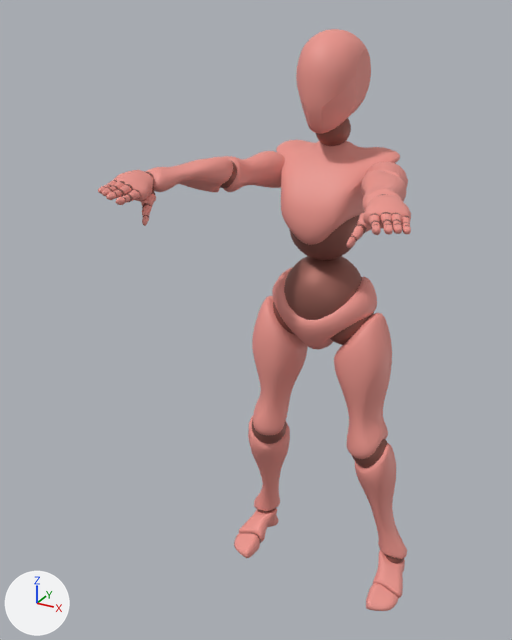
A saved change to the glTF model model.glb.
Rendered twice from a camera (50 mm lens) standing at (0.973, -1.921, 1.838) and looking at (0.066, -0.274, 1.014). Lighting does not change. The marker at lower left points along +X, +Y and +Z. Both versions are drawn at frame 160 of the action 'ArmatureAction.001'; the numbers are the values there.

The first picture shows 'Beta_Joints', 'Beta_Surface'.
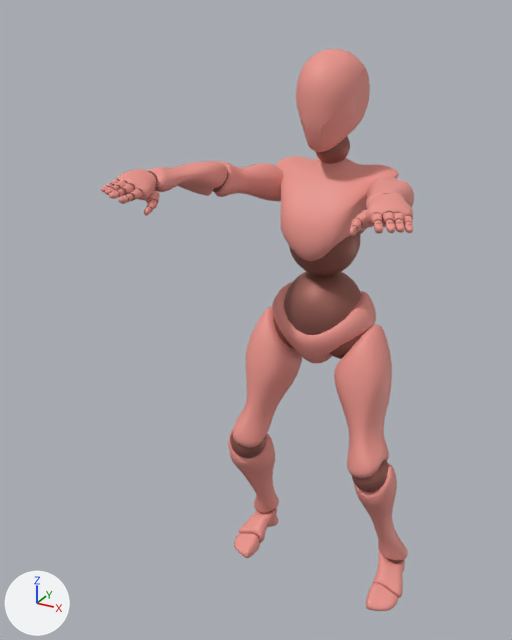
The change, as a diff of the scene's bpy script:
```diff
--- a/model.glb.py
+++ b/model.glb.py
@@ bone_mixamorig_hips @@
 bone_mixamorig_hips = bpy.data.objects['Armature'].pose.bones['mixamorig:Hips']
-bone_mixamorig_hips.location = (0.158, -0.022, 0.0)
+bone_mixamorig_hips.location = (0.158, -0.072, 0.001)
@@ bone_mixamorig_rightarm @@
 bone_mixamorig_rightarm = bpy.data.objects['Armature'].pose.bones['mixamorig:RightArm']  # child of 'mixamorig:RightShoulder'
-bone_mixamorig_rightarm.rotation_quaternion = (0.794, -0.057, -0.023, -0.604)  # degrees (-4, -6, -74)
+bone_mixamorig_rightarm.rotation_quaternion = (0.836, -0.108, -0.007, -0.538)  # degrees (-10, -7, -65)
@@ bone_mixamorig_rightforearm @@
 bone_mixamorig_rightforearm = bpy.data.objects['Armature'].pose.bones['mixamorig:RightForeArm']  # child of 'mixamorig:RightArm'
-bone_mixamorig_rightforearm.rotation_quaternion = (1.0, 0.0, 0.0, 0.0)  # degrees (0, 0, 0)
+bone_mixamorig_rightforearm.rotation_quaternion = (0.99, 0.0, 0.0, -0.139)  # degrees (0, 0, -16)
@@ bone_mixamorig_righthand @@
 bone_mixamorig_righthand = bpy.data.objects['Armature'].pose.bones['mixamorig:RightHand']  # child of 'mixamorig:RightForeArm'
-bone_mixamorig_righthand.rotation_quaternion = (0.97, -0.04, -0.085, -0.225)  # degrees (-2, -11, -26)
+bone_mixamorig_righthand.rotation_quaternion = (0.984, 0.0, -0.051, -0.169)  # degrees (1, -6, -20)
@@ bone_mixamorig_righthandthumb1 @@
 bone_mixamorig_righthandthumb1 = bpy.data.objects['Armature'].pose.bones['mixamorig:RightHandThumb1']  # child of 'mixamorig:RightHand'
-bone_mixamorig_righthandthumb1.rotation_quaternion = (1.0, -0.002, 0.0, 0.007)  # degrees (0, 0, 1)
+bone_mixamorig_righthandthumb1.rotation_quaternion = (0.984, -0.11, -0.079, -0.112)  # degrees (-12, -10, -12)
@@ bone_mixamorig_righthandthumb2 @@
 bone_mixamorig_righthandthumb2 = bpy.data.objects['Armature'].pose.bones['mixamorig:RightHandThumb2']  # child of 'mixamorig:RightHandThumb1'
-bone_mixamorig_righthandthumb2.rotation_quaternion = (1.0, 0.002, 0.0, -0.009)  # degrees (0, 0, -1)
+bone_mixamorig_righthandthumb2.rotation_quaternion = (0.967, -0.014, -0.034, 0.25)  # degrees (-3, -3, 29)
@@ bone_mixamorig_leftarm @@
 bone_mixamorig_leftarm = bpy.data.objects['Armature'].pose.bones['mixamorig:LeftArm']  # child of 'mixamorig:LeftShoulder'
-bone_mixamorig_leftarm.rotation_quaternion = (0.813, -0.066, 0.019, 0.579)  # degrees (-5, 6, 71)
+bone_mixamorig_leftarm.rotation_quaternion = (0.836, -0.115, 0.006, 0.537)  # degrees (-11, 8, 65)
@@ bone_mixamorig_leftforearm @@
 bone_mixamorig_leftforearm = bpy.data.objects['Armature'].pose.bones['mixamorig:LeftForeArm']  # child of 'mixamorig:LeftArm'
-bone_mixamorig_leftforearm.rotation_quaternion = (1.0, 0.0, 0.0, -0.001)  # degrees (0, 0, 0)
+bone_mixamorig_leftforearm.rotation_quaternion = (0.997, 0.0, 0.0, 0.077)  # degrees (0, 0, 9)
@@ bone_mixamorig_lefthandthumb1 @@
 bone_mixamorig_lefthandthumb1 = bpy.data.objects['Armature'].pose.bones['mixamorig:LeftHandThumb1']  # child of 'mixamorig:LeftHand'
-bone_mixamorig_lefthandthumb1.rotation_quaternion = (1.0, -0.001, 0.0, -0.006)  # degrees (0, 0, -1)
+bone_mixamorig_lefthandthumb1.rotation_quaternion = (0.976, -0.047, 0.086, 0.195)  # degrees (-3, 11, 22)
@@ bone_mixamorig_lefthandthumb2 @@
 bone_mixamorig_lefthandthumb2 = bpy.data.objects['Armature'].pose.bones['mixamorig:LeftHandThumb2']  # child of 'mixamorig:LeftHandThumb1'
-bone_mixamorig_lefthandthumb2.rotation_quaternion = (1.0, 0.002, 0.0, 0.008)  # degrees (0, 0, 1)
+bone_mixamorig_lefthandthumb2.rotation_quaternion = (0.946, -0.095, 0.03, -0.309)  # degrees (-11, 0, -36)
@@ bone_mixamorig_rightupleg @@
 bone_mixamorig_rightupleg = bpy.data.objects['Armature'].pose.bones['mixamorig:RightUpLeg']  # child of 'mixamorig:Hips'
-bone_mixamorig_rightupleg.rotation_quaternion = (-0.992, -0.071, -0.062, 0.081)  # degrees (8, 8, -9)
+bone_mixamorig_rightupleg.rotation_quaternion = (-0.97, -0.177, -0.127, 0.106)  # degrees (19, 17, -10)
@@ bone_mixamorig_rightleg @@
 bone_mixamorig_rightleg = bpy.data.objects['Armature'].pose.bones['mixamorig:RightLeg']  # child of 'mixamorig:RightUpLeg'
-bone_mixamorig_rightleg.rotation_quaternion = (0.991, -0.133, 0.0, 0.0)  # degrees (-15, 0, 0)
+bone_mixamorig_rightleg.rotation_quaternion = (0.943, -0.332, 0.0, 0.0)  # degrees (-39, 0, 0)
@@ bone_mixamorig_rightfoot @@
 bone_mixamorig_rightfoot = bpy.data.objects['Armature'].pose.bones['mixamorig:RightFoot']  # child of 'mixamorig:RightLeg'
-bone_mixamorig_rightfoot.rotation_quaternion = (0.993, 0.061, 0.009, 0.102)  # degrees (7, 0, 12)
+bone_mixamorig_rightfoot.rotation_quaternion = (0.974, 0.156, -0.054, 0.156)  # degrees (17, -9, 17)
@@ bone_mixamorig_leftupleg @@
 bone_mixamorig_leftupleg = bpy.data.objects['Armature'].pose.bones['mixamorig:LeftUpLeg']  # child of 'mixamorig:Hips'
-bone_mixamorig_leftupleg.rotation_quaternion = (0.984, 0.059, -0.105, 0.131)  # degrees (5, -13, 15)
+bone_mixamorig_leftupleg.rotation_quaternion = (0.959, 0.184, -0.147, 0.16)  # degrees (19, -20, 16)
@@ bone_mixamorig_leftleg @@
 bone_mixamorig_leftleg = bpy.data.objects['Armature'].pose.bones['mixamorig:LeftLeg']  # child of 'mixamorig:LeftUpLeg'
-bone_mixamorig_leftleg.rotation_quaternion = (0.998, -0.07, 0.0, 0.0)  # degrees (-8, 0, 0)
+bone_mixamorig_leftleg.rotation_quaternion = (0.952, -0.306, 0.0, 0.0)  # degrees (-36, 0, 0)
@@ bone_mixamorig_leftfoot @@
 bone_mixamorig_leftfoot = bpy.data.objects['Armature'].pose.bones['mixamorig:LeftFoot']  # child of 'mixamorig:LeftLeg'
-bone_mixamorig_leftfoot.rotation_quaternion = (0.982, -0.085, -0.006, -0.168)  # degrees (-10, -2, -19)
+bone_mixamorig_leftfoot.rotation_quaternion = (0.976, 0.024, 0.059, -0.21)  # degrees (1, 7, -24)
```

Where the change shows, as pixel boxes [x1, y1, x2, y2] in the pictures (512 x 640 px):
'Beta_Surface', posed
    before: [98, 29, 411, 611]
    after: [101, 49, 414, 611]
'Beta_Joints', posed
    before: [103, 118, 409, 564]
    after: [106, 137, 412, 564]
bone 'mixamorig:Hips', root to tip
    before: (321, 294) to (322, 263)
    after: (320, 309) to (322, 279)
bone 'mixamorig:RightArm', root to tip
    before: (290, 165) to (224, 173)
    after: (290, 181) to (216, 177)
bone 'mixamorig:RightForeArm', root to tip
    before: (224, 173) to (144, 183)
    after: (216, 177) to (146, 182)
bone 'mixamorig:RightHand', root to tip
    before: (144, 183) to (137, 186)
    after: (146, 182) to (139, 185)
bone 'mixamorig:RightHandThumb1', root to tip
    before: (147, 195) to (146, 207)
    after: (150, 193) to (153, 203)
bone 'mixamorig:RightHandThumb2', root to tip
    before: (146, 207) to (146, 217)
    after: (153, 203) to (149, 209)
bone 'mixamorig:LeftArm', root to tip
    before: (384, 175) to (384, 189)
    after: (383, 192) to (393, 198)
bone 'mixamorig:LeftForeArm', root to tip
    before: (384, 189) to (383, 208)
    after: (393, 198) to (385, 207)
bone 'mixamorig:LeftHandThumb1', root to tip
    before: (370, 217) to (361, 229)
    after: (372, 216) to (357, 223)
bone 'mixamorig:LeftHandThumb2', root to tip
    before: (361, 229) to (353, 238)
    after: (357, 223) to (353, 229)
bone 'mixamorig:RightUpLeg', root to tip
    before: (299, 307) to (268, 425)
    after: (299, 322) to (248, 439)
bone 'mixamorig:RightLeg', root to tip
    before: (268, 425) to (266, 508)
    after: (248, 439) to (266, 508)
bone 'mixamorig:LeftUpLeg', root to tip
    before: (346, 317) to (369, 449)
    after: (346, 332) to (370, 472)
bone 'mixamorig:LeftLeg', root to tip
    before: (369, 449) to (394, 554)
    after: (370, 472) to (394, 554)
